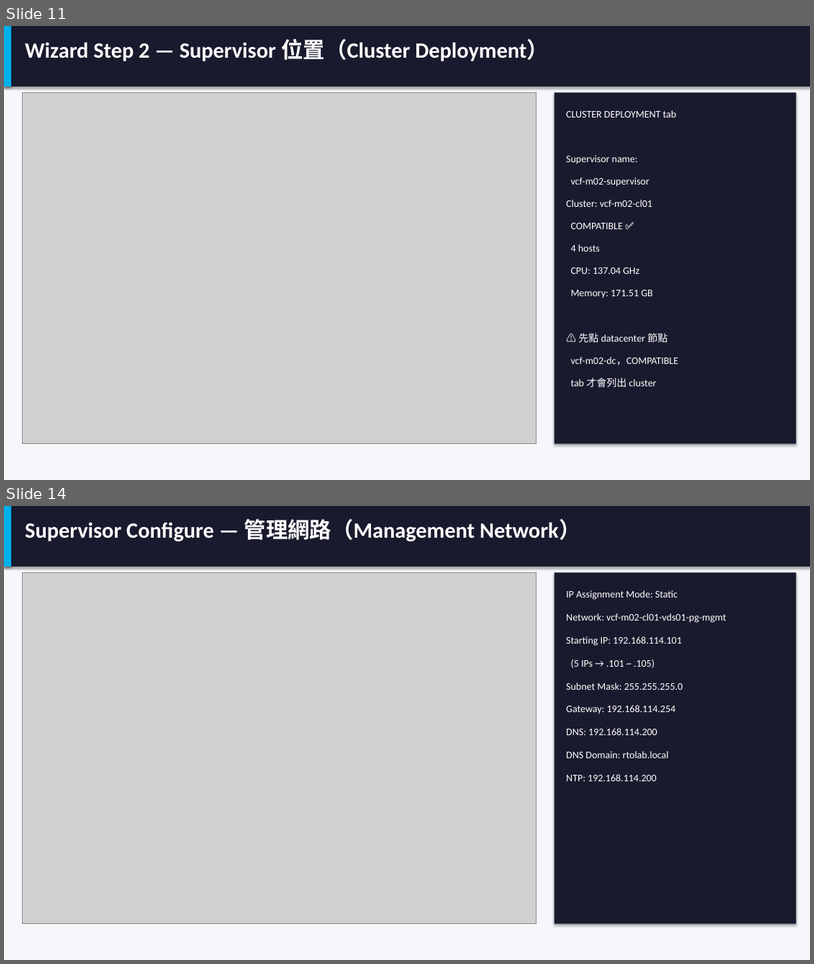
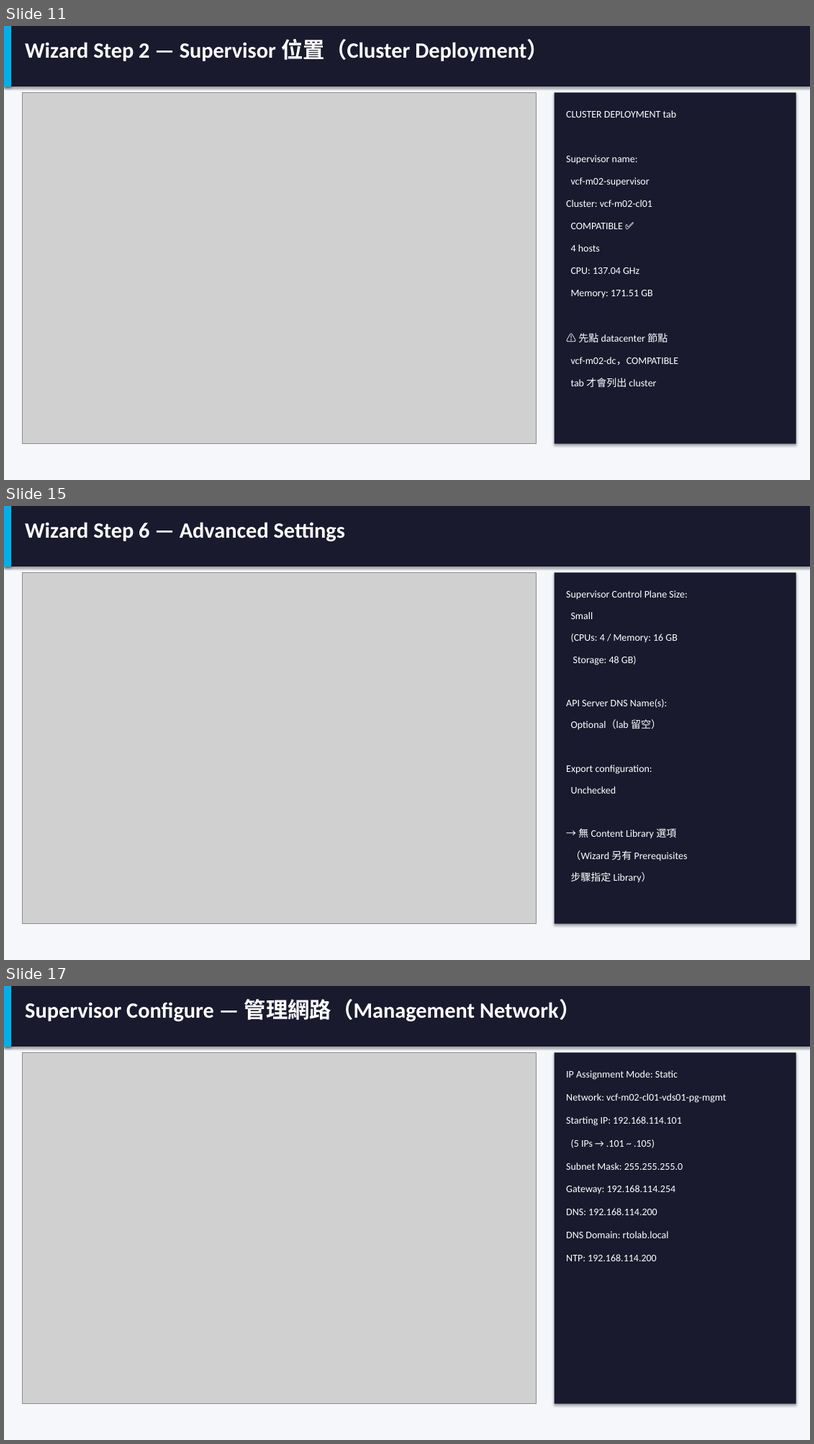
Before and after one commit to kostenyang/vcf9.1vks, a slide deck: VKS-on-VCF91.pptx. Shown one above the other, each under a label of ours: slides 11 and 14 before the commit, slides 11, 15 and 17 after it; the slides between them are not shown. The pictures are 814x964 and 814x1444 pixels, drawn with LibreOffice and Linux fonts; fonts in the diff are those of the drawing; grey boxes stand for pictures. Boxes give left, top, right and bottom in pixels: in the first picture for what was removed or moved away, otherwise in the second. Text is boxed around its words. In the diff, an @@ line names an element or a change of style, - is before the commit and + after.

```diff
--- a/VKS-on-VCF91.pptx
+++ b/VKS-on-VCF91.pptx
@@ slide 15 added at [4,506,810,960], background #FFFFFF @@
@@ rectangle added at [4,506,810,960], fill #F5F7FA @@
@@ rectangle added at [4,506,810,566], fill #1A1A2E @@
@@ rectangle added at [4,506,11,566], fill #00B0EA @@
@@ text added at [25,522,345,541], 26 pt, text #FFFFFF, bold @@
+Wizard Step 6 — Advanced Settings
@@ picture added at [22,572,536,924] @@
@@ rectangle added at [555,572,797,924], fill #1A1A2E @@
@@ text added at [566,590,688,600], 12 pt, text #FFFFFF @@
+Supervisor Control Plane Size:
@@ text added at [571,612,594,619], 12 pt, text #FFFFFF @@
+Small
@@ text added at [571,633,677,642], 12 pt, text #FFFFFF @@
+(CPUs: 4 / Memory: 16 GB
@@ text added at [574,656,637,665], 12 pt, text #FFFFFF @@
+Storage: 48 GB)
@@ text added at [566,699,668,708], 12 pt, text #FFFFFF @@
+API Server DNS Name(s):
@@ text added at [571,719,661,730], 12 pt, text #FFFFFF @@
+Optional（lab 留空）
@@ text added at [566,764,653,774], 12 pt, text #FFFFFF @@
+Export configuration:
@@ text added at [571,786,617,793], 12 pt, text #FFFFFF @@
+Unchecked
@@ text added at [579,828,676,839], 12 pt, text #FFFFFF @@
+→ 無 Content Library 選項
@@ text added at [571,850,688,861], 12 pt, text #FFFFFF @@
+（Wizard 另有 Prerequisites
@@ text added at [571,872,652,883], 12 pt, text #FFFFFF @@
+步驟指定 Library）
@@ what was slide 14 is now slide 17 @@
```
Also in this commit, not shown: 3 slides changed, 3 other slides added, 1 slide removed, 8 other files.
